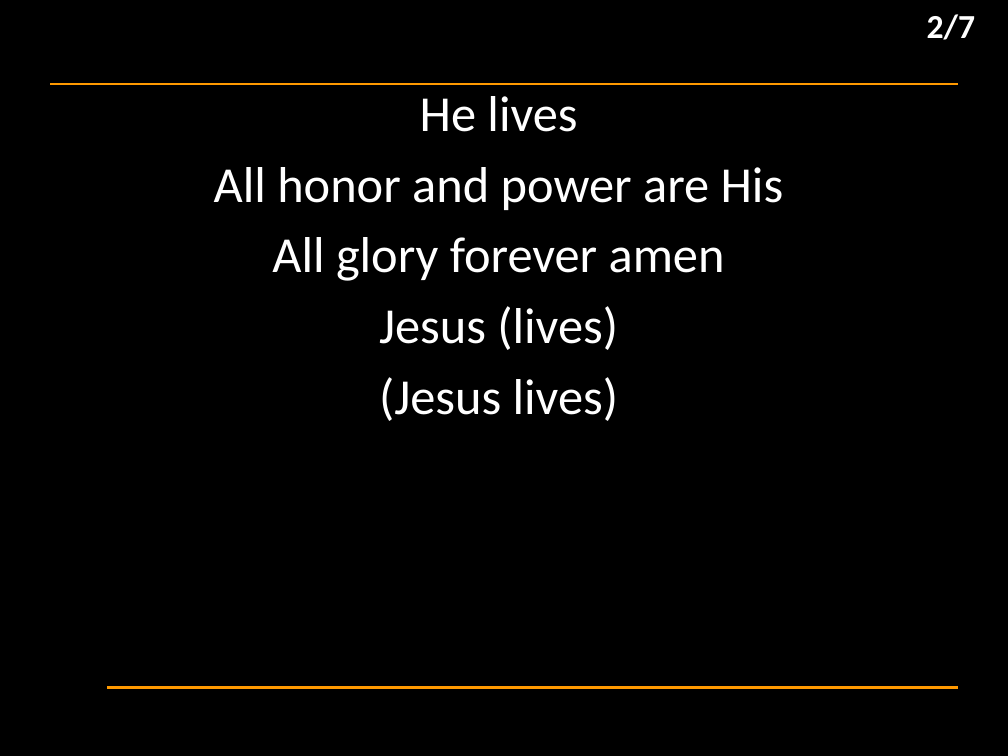
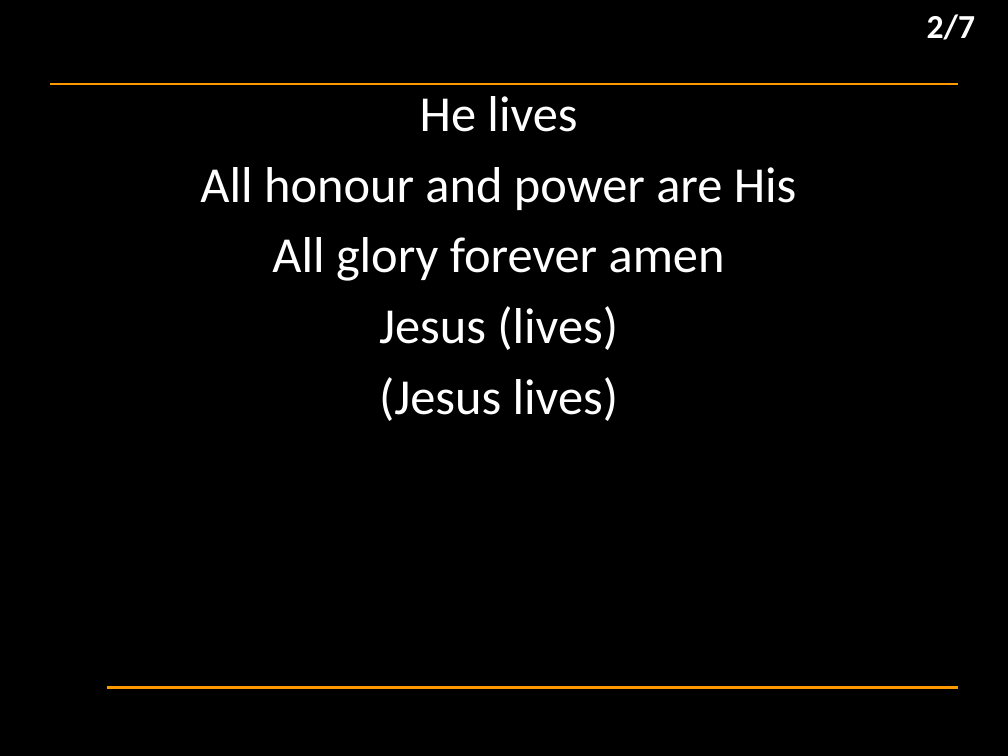
Before and after one commit to hoo-are-ya/worship, a slide deck: slide 3 of docs/songs/he lives.pptx. Drawn at 1008x756 pixels with LibreOffice and Linux fonts; fonts in the diff are those of the drawing; background and template pictures are left out. Boxes give left, top, right and bottom in pixels: in the first picture for what was removed or moved away, otherwise in the second. Text is boxed around its words. In the diff, an @@ line names an element or a change of style, - is before the commit and + after.

```diff
--- a/docs/songs/he lives.pptx
+++ b/docs/songs/he lives.pptx
@@ subtitle at bbox=[200, 167, 797, 210]: text changed @@
-All honor and power are His
+All honour and power are His
```
Also in this commit, not shown: 8 other files.
